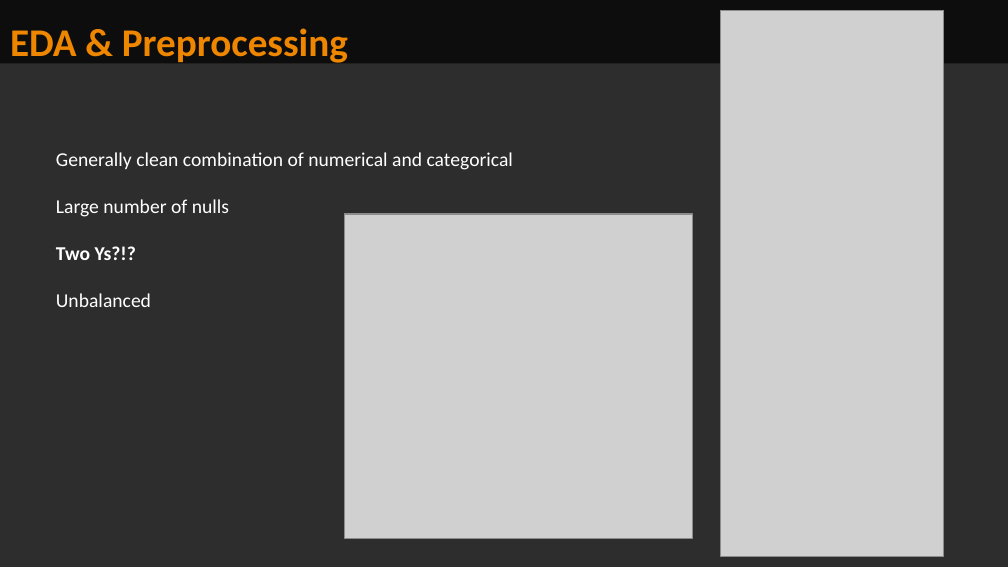
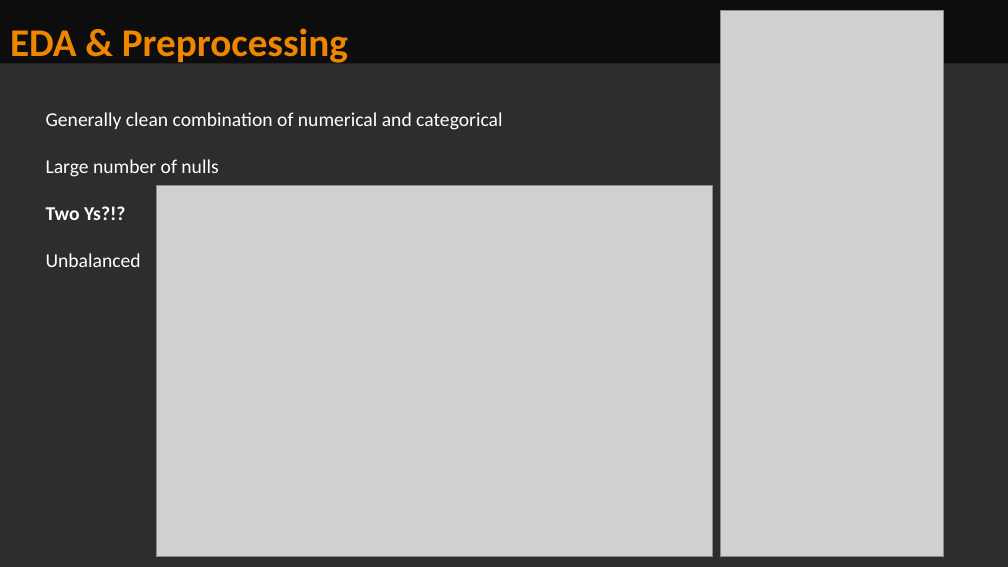
Before and after one commit to Rander417/KeplerExoplanet, a slide deck: slide 5 of Kepler_Analysis_Presentation.pptx. Drawn at 1008x567 pixels with LibreOffice and Linux fonts; fonts in the diff are those of the drawing; grey boxes stand for pictures. Boxes give left, top, right and bottom in pixels: in the first picture for what was removed or moved away, otherwise in the second. Text is boxed around its words. In the diff, an @@ line names an element or a change of style, - is before the commit and + after.

Commit message:
updated feature histogram using plotly. graph in presentation

```diff
--- a/Kepler_Analysis_Presentation.pptx
+++ b/Kepler_Analysis_Presentation.pptx
@@ text "Generally clean combination of numerical ...": place and size @@
-text "Generally clean combination of numerical ..." at (56, 152, 513, 307)
+text "Generally clean combination of numerical ..." at (46, 112, 502, 267)
@@ picture: place and size @@
-picture at (345, 214, 694, 538)
+picture at (156, 185, 713, 556)
```
Also in this commit, not shown: 2 other files.
